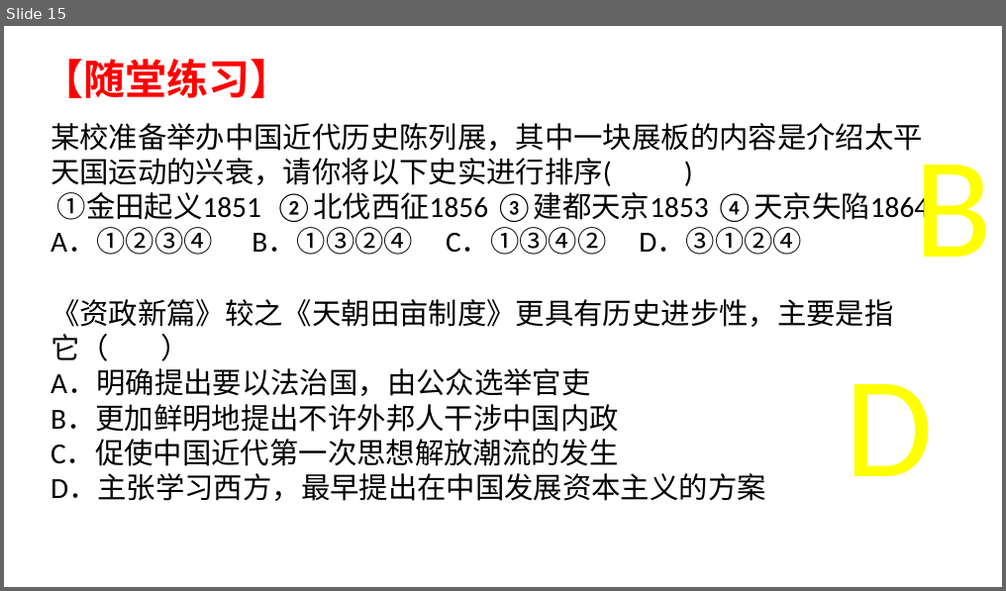
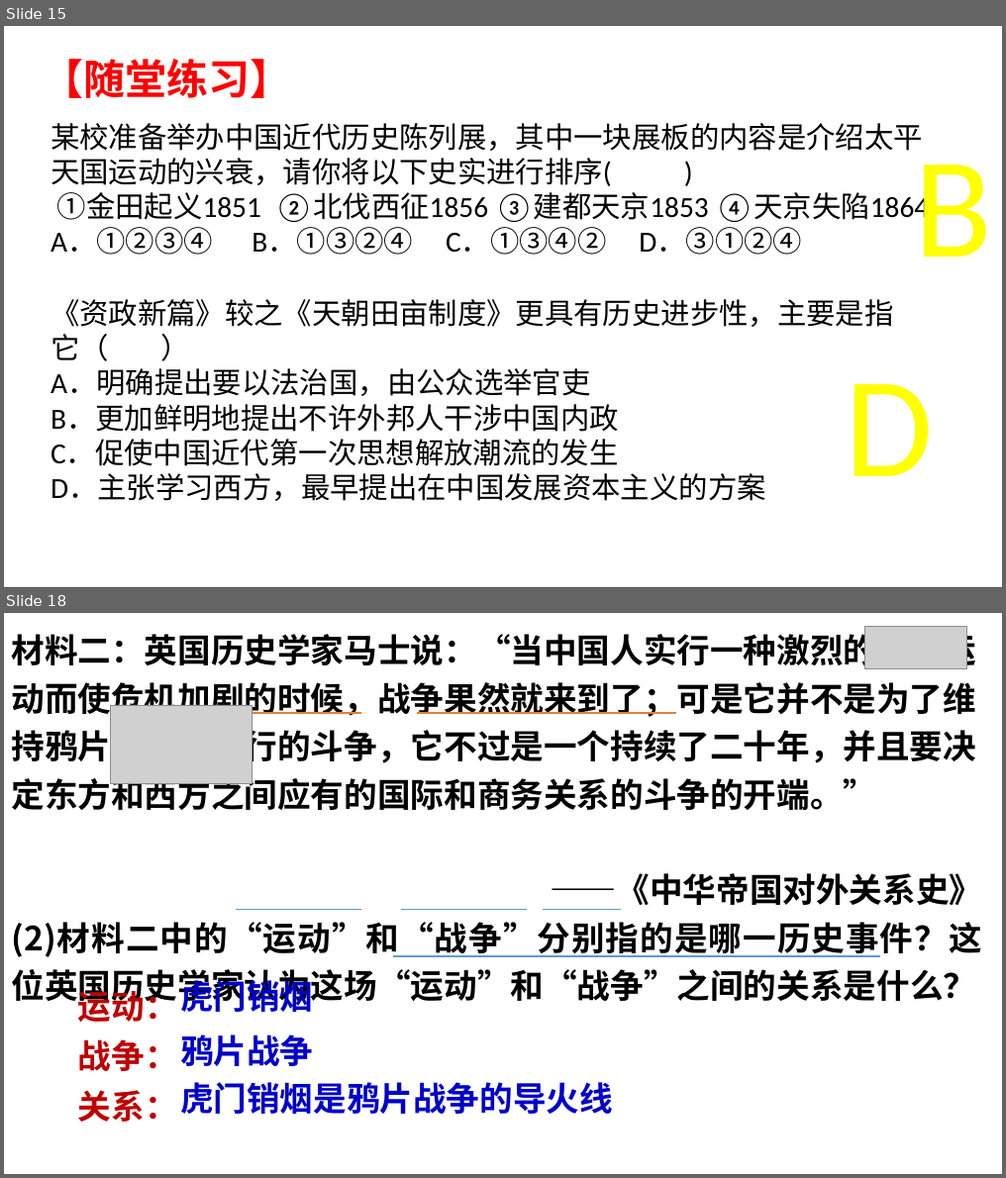
Before and after one commit to GHL0612/Learn, a slide deck: 课件/历史/九下/八年级/八上第一单元/初三一轮复习—《中国开始沦为半殖民地半封建社会》.pptx. Shown one above the other, each under a label of ours: slide 15 before the commit, slides 15 and 18 after it; the slides between them are not shown. The pictures are 1006x591 and 1006x1178 pixels, drawn with LibreOffice and Linux fonts; fonts in the diff are those of the drawing; grey boxes stand for pictures. Boxes give left, top, right and bottom in pixels: in the first picture for what was removed or moved away, otherwise in the second. Text is boxed around its words. In the diff, an @@ line names an element or a change of style, - is before the commit and + after.

```diff
--- a/课件/历史/九下/八年级/八上第一单元/初三一轮复习—《中国开始沦为半殖民地半封建社会》.pptx
+++ b/课件/历史/九下/八年级/八上第一单元/初三一轮复习—《中国开始沦为半殖民地半封建社会》.pptx
@@ slide 18 added at [4, 613, 1002, 1174], background #FFFFFF @@
@@ text added at [11, 629, 982, 1008], 32 pt, text #000000, bold @@
+材料二：英国历史学家马士说：“当中国人实行一种激烈的禁烟运动而使危机加剧的时候，战争果然就来到了；可是它并不是为了维持鸦片贸易而进行的斗争，它不过是一个持续了二十年，并且要决定东方和西方之间应有的国际和商务关系的斗争的开端。”
+——《中华帝国对外关系史》
+(2)材料二中的“运动”和“战争”分别指的是哪一历史事件？这位英国历史学家认为这场“运动”和“战争”之间的关系是什么？
@@ picture added at [865, 627, 966, 669] @@
@@ picture added at [110, 705, 252, 783] @@
@@ line added from (118, 713) to (361, 713), #ED7D31 1.5 pt @@
@@ line added from (417, 713) to (676, 713), #ED7D31 1.5 pt @@
@@ line added from (236, 909) to (361, 909), #5B9BD5 1.5 pt @@
@@ line added from (401, 909) to (527, 909), #5B9BD5 1.5 pt @@
@@ line added from (543, 909) to (621, 909), #5B9BD5 1.5 pt @@
@@ line added from (393, 957) to (880, 957), #5B9BD5 1.5 pt @@
@@ text added at [78, 984, 178, 1122], 32 pt, text #C00000, bold @@
+运动：
+战争：
+关系：
@@ text added at [180, 974, 313, 1018], 32 pt, text #0000CC, bold @@
+虎门销烟
@@ text added at [180, 1035, 313, 1066], 32 pt, text #0000CC, bold @@
+鸦片战争
@@ text added at [180, 1082, 613, 1114], 32 pt, text #0000CC, bold @@
+虎门销烟是鸦片战争的导火线
```
Also in this commit, not shown: 3 other slides added, 28 other files.
